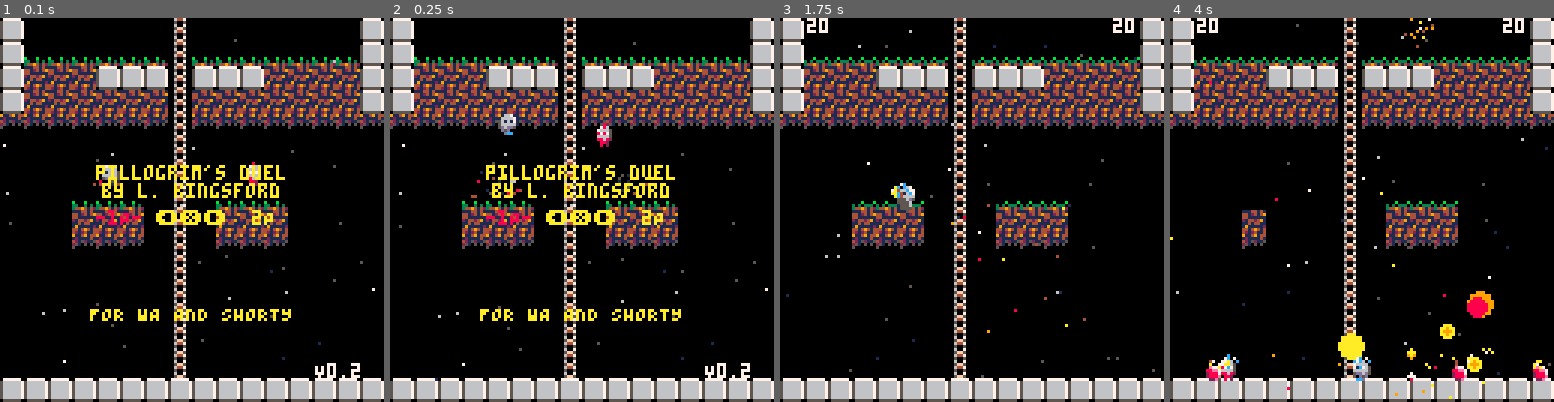
Above: before the commit, frames 1-4 (left to right).
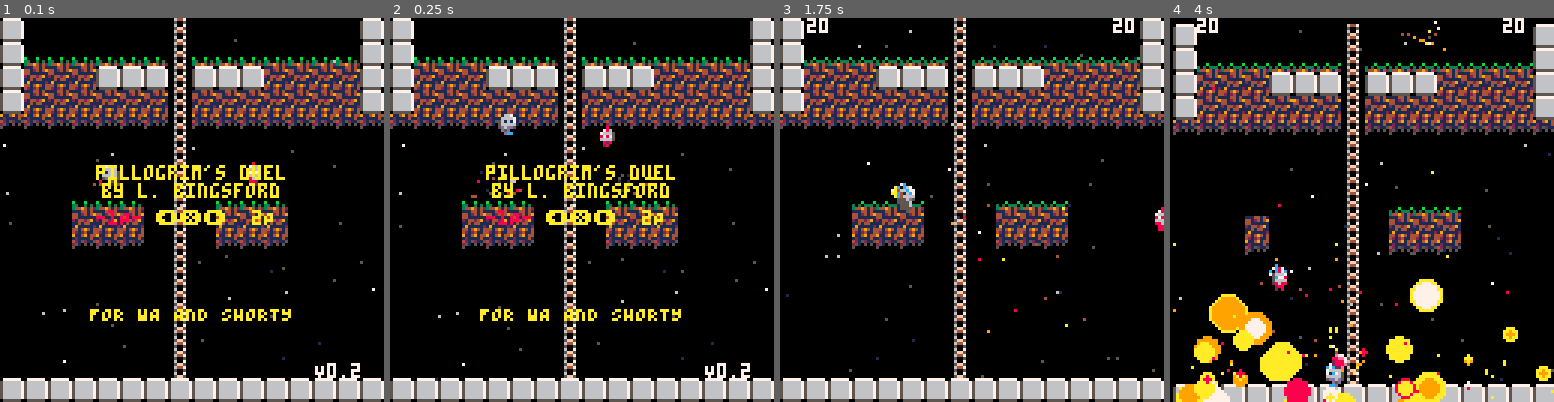
Above: after the commit, the same moments.

Repository: lkingsford/pico8-projects
Game: PICO-8 cartridge plat1.p8
Same seed, same stepped clock (60 frames per second), same inputs: the game is played once before the commit and once after it.
Inputs:
- Up to frame 1 (0.1 s): no input
- Up to frame 2 (0.25 s): no input
- Up to frame 3 (1.75 s): tap X (X key) at 0.33, 1.07 s; tap O (Z key) at 0.7, 1.7 s; hold Right from 1.6 s (still down)
- Up to frame 4 (4 s): tap X (X key) at 1.85, 2.97 s; release Right at 2.1 s; tap O (Z key) every 0.4 s from 2.1 to 3.7 s; hold Up 2.15-2.42 s; hold Right 2.47-3.03 s; hold Left 3.08-3.58 s; hold Down 3.63-3.97 s

Frame 1 is identical in both runs. In frame 2, 0.2% of the frame differs, in the area x 53-59%, y 27-34%; in frame 3, 0.1%; in frame 4, 32%, in the area x 0-100%, y 0-100%.

Commit message:
Basic AI handling ladder

Diff:
--- a/plat1.p8
+++ b/plat1.p8
@@ -1046,7 +1046,11 @@
 	::skip_override::
 
 	-- Doesn't account for blocking walls yet
-	if abs(actor.x - go_to.x) >= 2 then
+	if go_to.y < actor.y then
+		if (any_ladder(actor)) then
+			try_climb(actor, UP)
+		end
+	elseif abs(actor.x - go_to.x) >= 2 then
 		-- Stop the left-right cycle
 		if actor.x > go_to.x then
 			move(actor, LEFT)
@@ -1080,10 +1084,7 @@
 		actor.next_jump_allowed -= 1
 	end
 
-	if (actor.on_floor) then
-	else
-	end
-	if (not actor.next_jump_allowed or actor.next_jump_allowed <= 0) and actor.y > go_to.y and actor.on_floor then
+	if (not actor.next_jump_allowed or actor.next_jump_allowed <= 0) and actor.y > go_to.y and actor.on_floor and not actor.climbing then
 		jump(actor)
 		actor.next_jump_allowed = rnd(AI_NEXT_JUMP_MAX - AI_NEXT_JUMP_MIN) + AI_NEXT_JUMP_MIN
 	end
